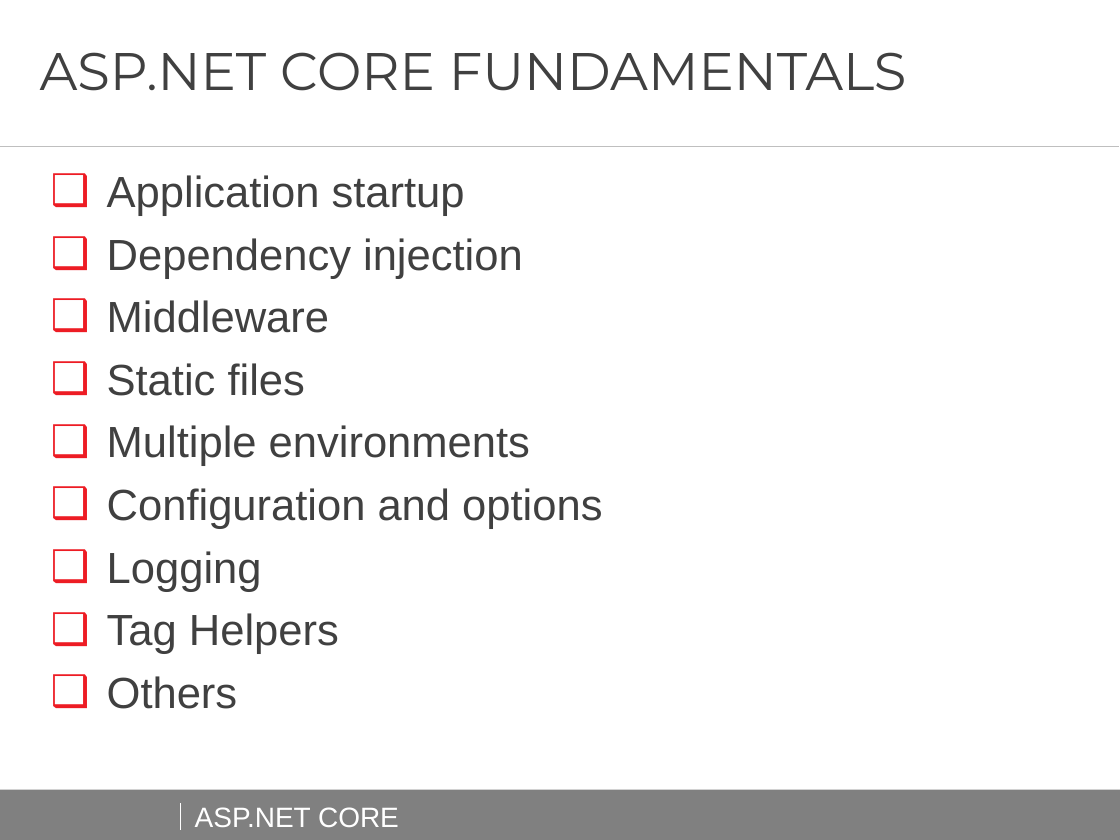
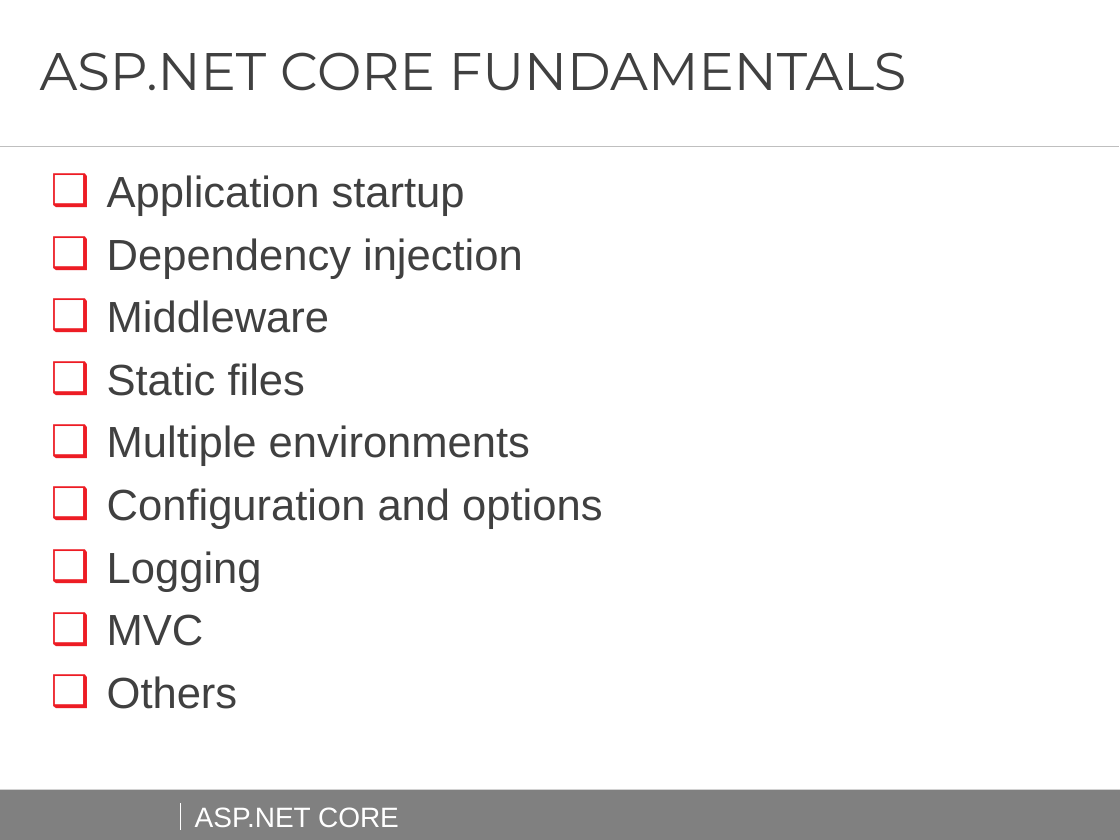
Before and after one commit to AndreiShenets/ASP.NET-Lectures, a slide deck: slide 11 of docs/ASP.NET CORE - iTechArt 2018.pptx (slide 10 before the commit). Drawn at 1120x840 pixels with LibreOffice and Linux fonts; fonts in the diff are those of the drawing; background and template pictures are left out. Boxes give left, top, right and bottom in pixels: in the first picture for what was removed or moved away, otherwise in the second. Text is boxed around its words. In the diff, an @@ line names an element or a change of style, - is before the commit and + after.

```diff
--- a/docs/ASP.NET CORE - iTechArt 2018.pptx
+++ b/docs/ASP.NET CORE - iTechArt 2018.pptx
@@ text at [107, 614, 204, 646]: text changed @@
-❑ Tag Helpers
+❑ MVC
```
Also in this commit, not shown: 3 other slides changed, 9 slides added, 3 slides removed, 2 other files.
